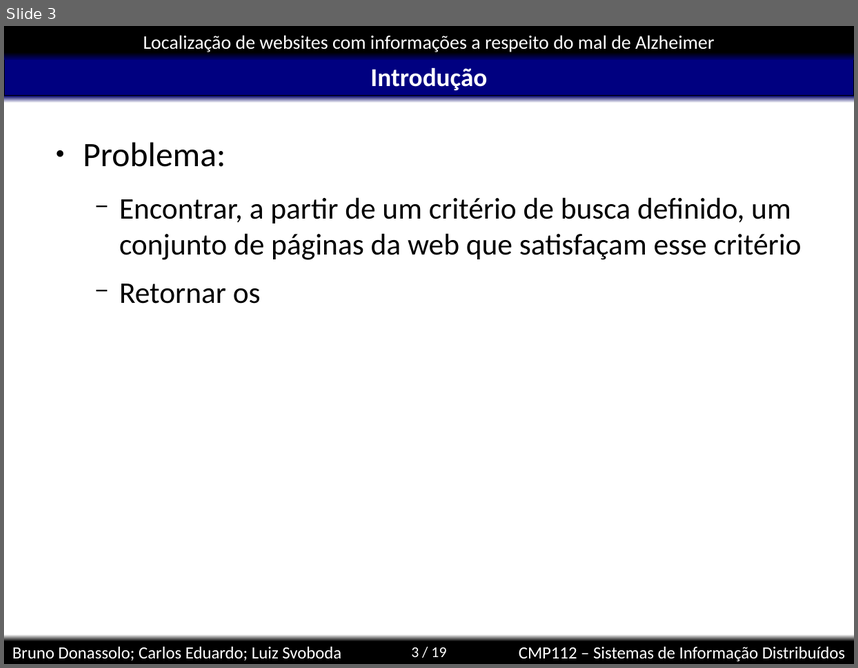
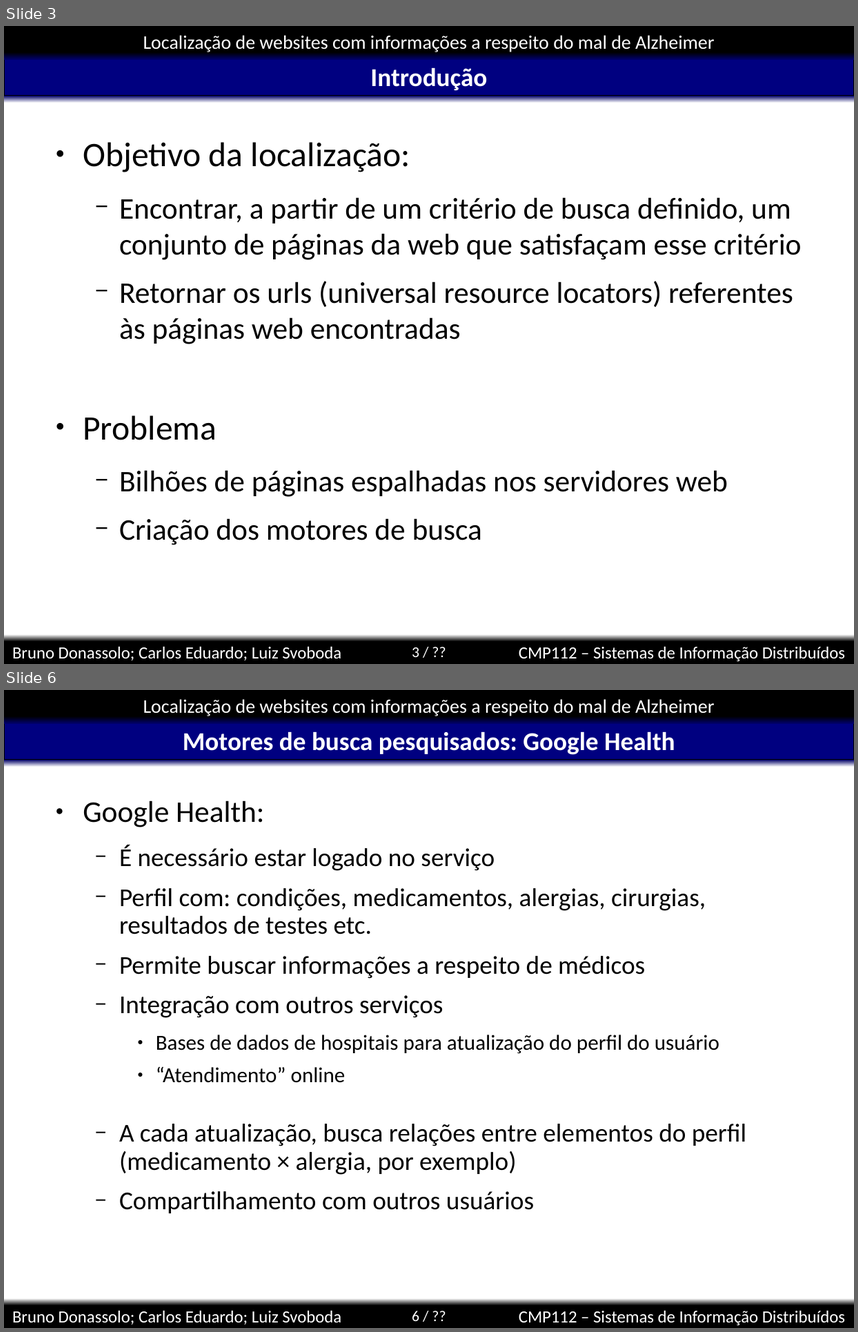
Before and after one commit to kdubezerra/kdubezerra, a slide deck: disciplinas/cmp112/localizacao.ppt. Shown one above the other, each under a label of ours: slide 3 before the commit, slides 3 and 6 after it; the slides between them are not shown. The pictures are 858x668 and 858x1332 pixels, drawn with LibreOffice and Linux fonts; fonts in the diff are those of the drawing; background and template pictures are left out. Boxes give left, top, right and bottom in pixels: in the first picture for what was removed or moved away, otherwise in the second. Text is boxed around its words. In the diff, an @@ line names an element or a change of style, - is before the commit and + after.

```diff
--- a/disciplinas/cmp112/localizacao.ppt
+++ b/disciplinas/cmp112/localizacao.ppt
@@ slide 6 added at box(4, 690, 854, 1328), background #FFFFFF; not listed: 8 template elements that a slide beside it also shows @@
@@ title added at box(183, 732, 675, 755), 24 pt, text #FFFFFF, bold @@
+Motores de busca pesquisados: Google Health
@@ text added at box(83, 800, 746, 1213), 24 pt, text #000000 @@
+● Google Health:
+  − É necessário estar logado no serviço
+  − Perfil com: condições, medicamentos, alergias, cirurgias, resultados de testes etc.
+  − Permite buscar informações a respeito de médicos
+  − Integração com outros serviços
+    ● Bases de dados de hospitais para atualização do perfil do usuário
+    ● “Atendimento” online
+  − A cada atualização, busca relações entre elementos do perfil (medicamento × alergia, por exemplo)
+  − Compartilhamento com outros usuários
@@ slide 3 changed as well @@
@@ text at box(83, 142, 410, 172): text changed @@
-● Problema:
+● Objetivo da localização:
@@ text at box(83, 281, 793, 545): text changed @@
-  − Retornar os
+  − Retornar os urls (universal resource locators) referentes às páginas web encontradas
+● Problema
+  − Bilhões de páginas espalhadas nos servidores web
+  − Criação dos motores de busca
@@ page number at box(412, 647, 419, 657): text changed @@
-3 / 19
+3 / ??
```
Also in this commit, not shown: 1 other slide changed, 10 other slides added.
